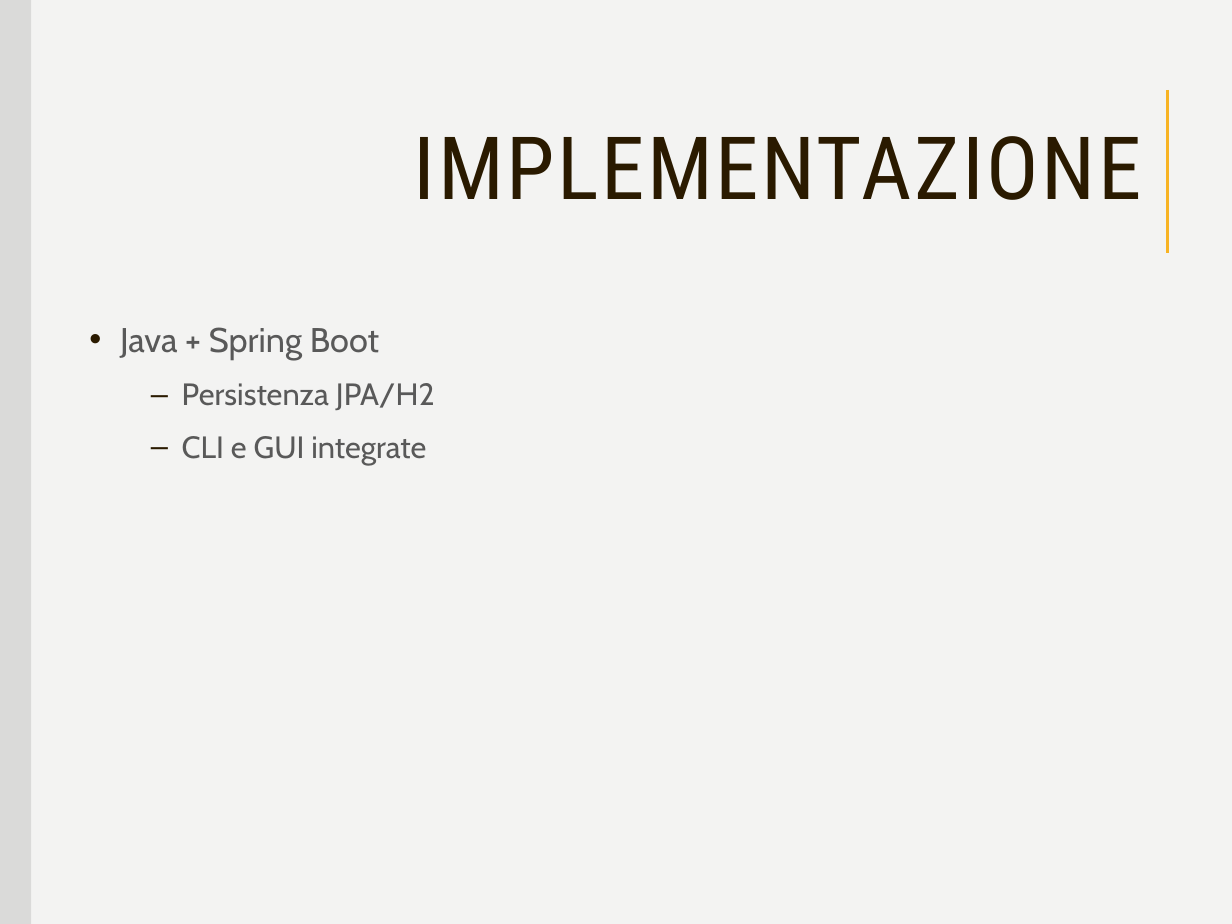
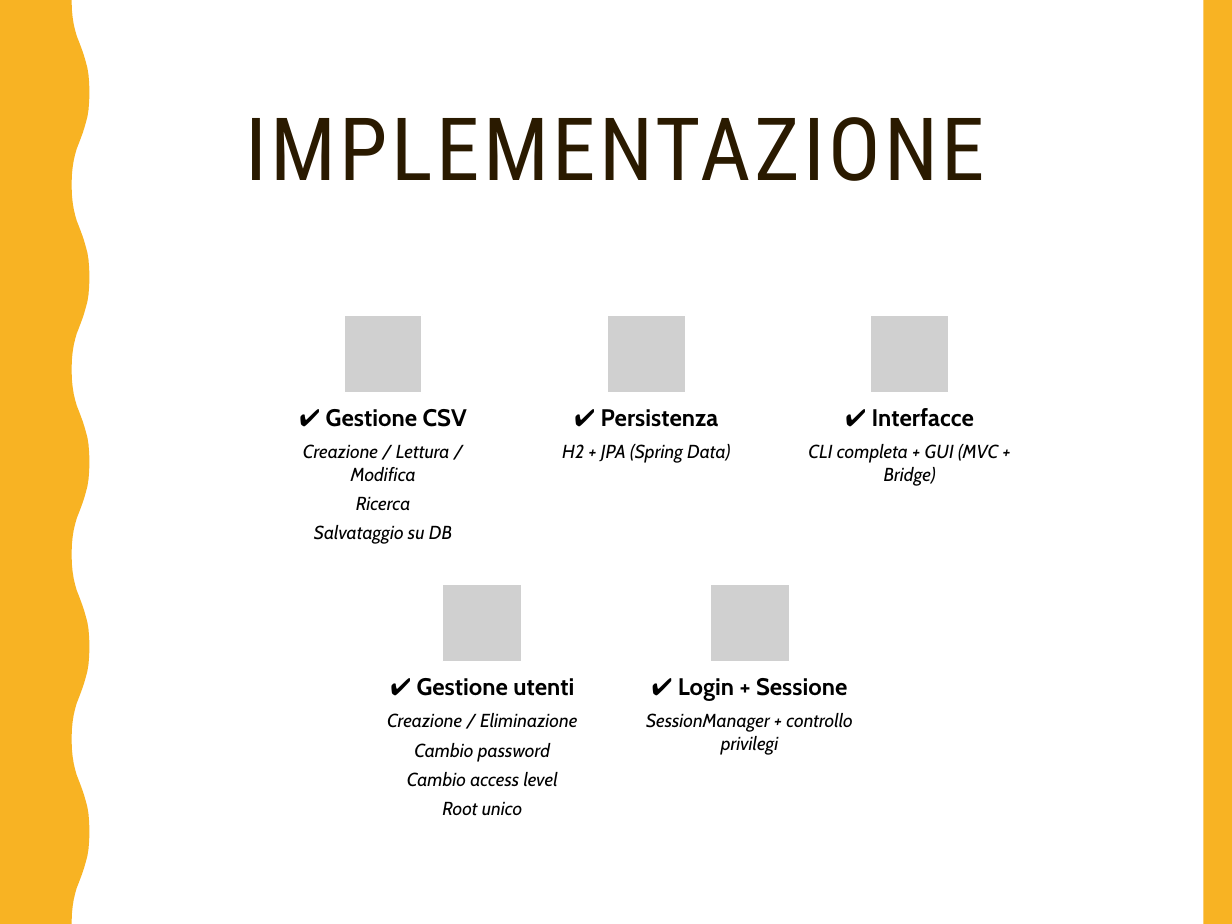
Before and after one commit to RiccardoSC2050/Progetto-ingegneria-del-software_1092954_1092457, a slide deck: slide 45 of presentazione/pw/Presentazione_Progetto_Ingegneria_Software(1).pptx (slide 28 before the commit). Drawn at 1232x924 pixels with LibreOffice and Linux fonts; fonts in the diff are those of the drawing; grey boxes stand for pictures. Boxes give left, top, right and bottom in pixels: in the first picture for what was removed or moved away, otherwise in the second. Text is boxed around its words. In the diff, an @@ line names an element or a change of style, - is before the commit and + after.

```diff
--- a/presentazione/pw/Presentazione_Progetto_Ingegneria_Software(1).pptx
+++ b/presentazione/pw/Presentazione_Progetto_Ingegneria_Software(1).pptx
@@ background #F3F3F2 to #FFFFFF @@
@@ rectangle at (0,0,1232,924): fill #F3F3F2 to #FFFFFF @@
@@ rectangle removed at (0,0,31,924) @@
@@ freeform shape added at (0,0,90,924), fill #F8B323 @@
@@ rectangle removed at (1204,0,1232,924) @@
@@ rectangle added at (1204,0,1232,924), fill #F8B323 @@
@@ text "IMPLEMENTAZIONE": place and size @@
-text "IMPLEMENTAZIONE" at (414,136,1142,200)
+text "IMPLEMENTAZIONE" at (245,117,985,181)
@@ text "IMPLEMENTAZIONE" at (245,117,985,181): letter spacing 1.5 to 2 pt; alignment right to centre; more space between paragraphs @@
@@ line removed from (1168, 90) to (1168, 253) @@
@@ text removed at (120,327,435,465) @@
-• Java + Spring Boot
-  – Persistenza JPA/H2
-  – CLI e GUI integrate
@@ group added at (303,314,998,544): 6 texts, 3 pictures @@
+✔ Gestione CSV
+Creazione / Lettura / Modifica
+Ricerca
+Salvataggio su DB
+✔ Persistenza
+H2 + JPA (Spring Data)
+✔ Interfacce
+CLI completa + GUI (MVC + Bridge)
@@ group added at (387,584,853,816): 4 texts, 2 pictures @@
+✔ Gestione utenti
+Creazione / Eliminazione
+Cambio password
+Cambio access level
+Root unico
+✔ Login + Sessione
+SessionManager + controllo privilegi
```
Also in this commit, not shown: 3 other slides changed, 23 slides added, 2 slides removed, 5 other files.
